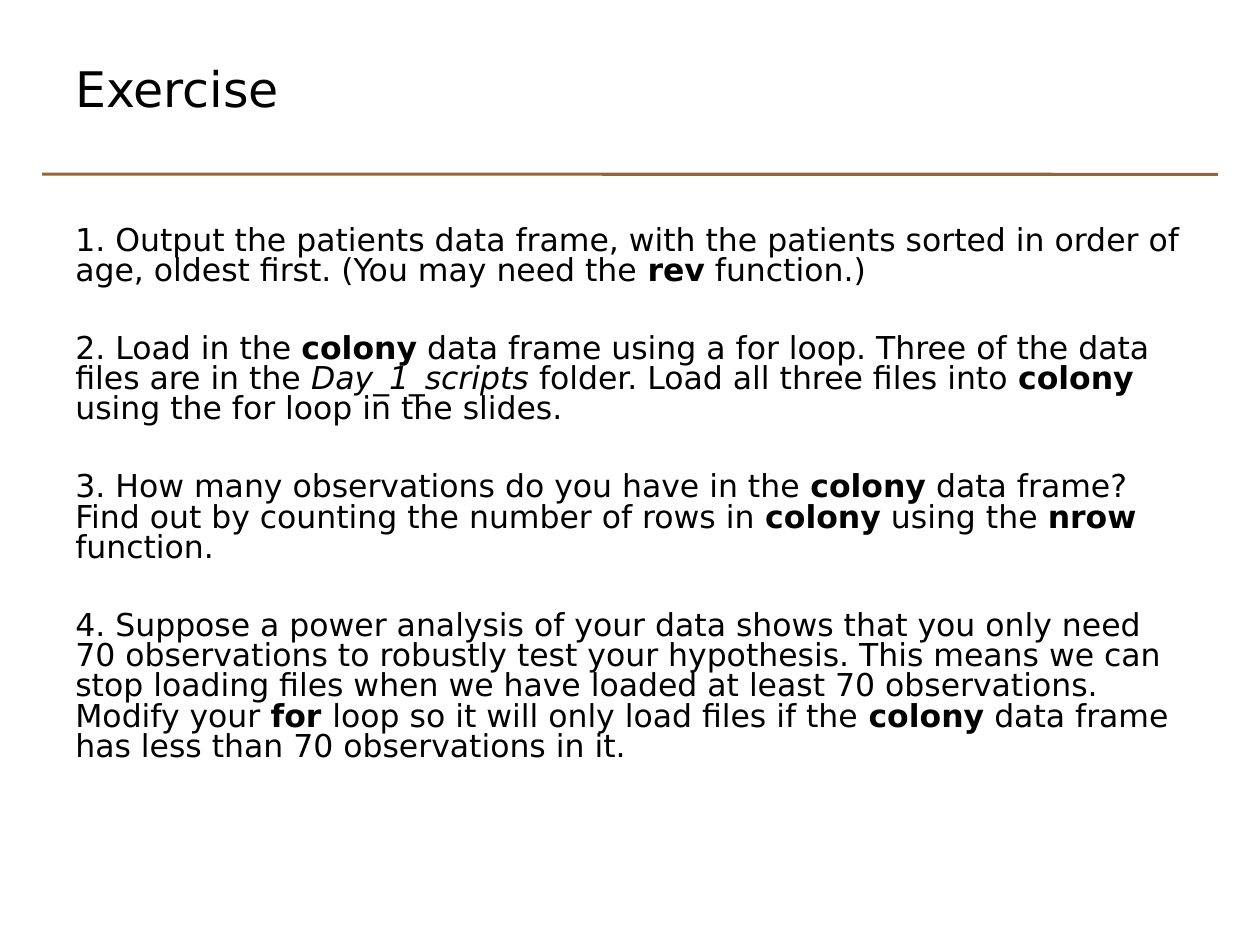
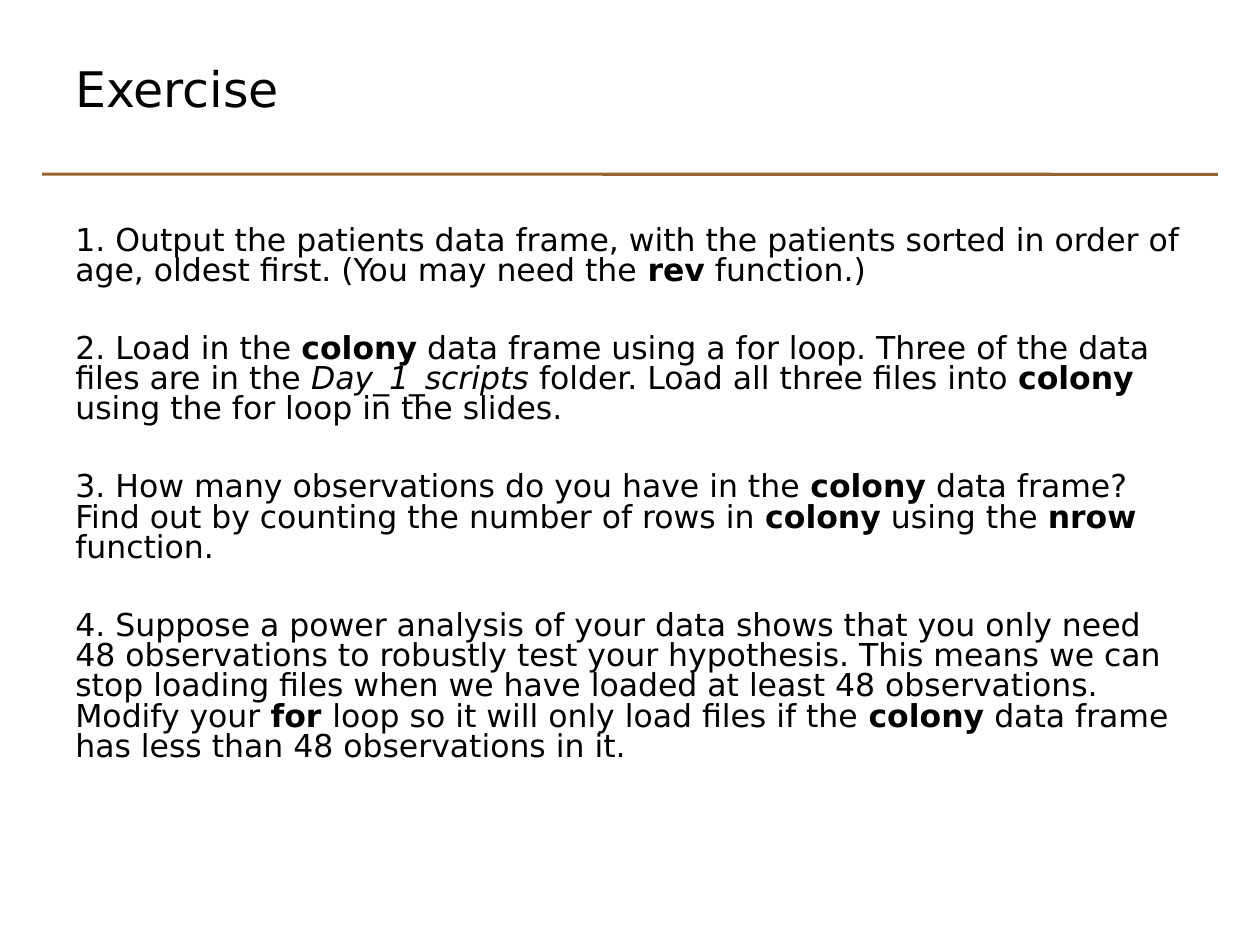
Before and after one commit to johnomics/basicr, a slide deck: slide 71 of Basic_R_Day_1_slides.odp (slide 70 before the commit). Drawn at 1260x945 pixels with LibreOffice and Linux fonts; fonts in the diff are those of the drawing. Boxes give left, top, right and bottom in pixels: in the first picture for what was removed or moved away, otherwise in the second. Text is boxed around its words. In the diff, an @@ line names an element or a change of style, - is before the commit and + after.

```diff
--- a/Basic_R_Day_1_slides.odp
+++ b/Basic_R_Day_1_slides.odp
@@ text at <box>75,612,1168,758</box>: text changed @@
-4. Suppose a power analysis of your data shows that you only need 70 observations to robustly test your hypothesis. This means we can stop loading files when we have loaded at least 70 observations. Modify your for loop so it will only load files if the colony data frame has less than 70 observations in it.
+4. Suppose a power analysis of your data shows that you only need 48 observations to robustly test your hypothesis. This means we can stop loading files when we have loaded at least 48 observations. Modify your for loop so it will only load files if the colony data frame has less than 48 observations in it.
```
Also in this commit, not shown: 11 other slides changed, 1 slide added, 39 other files.
